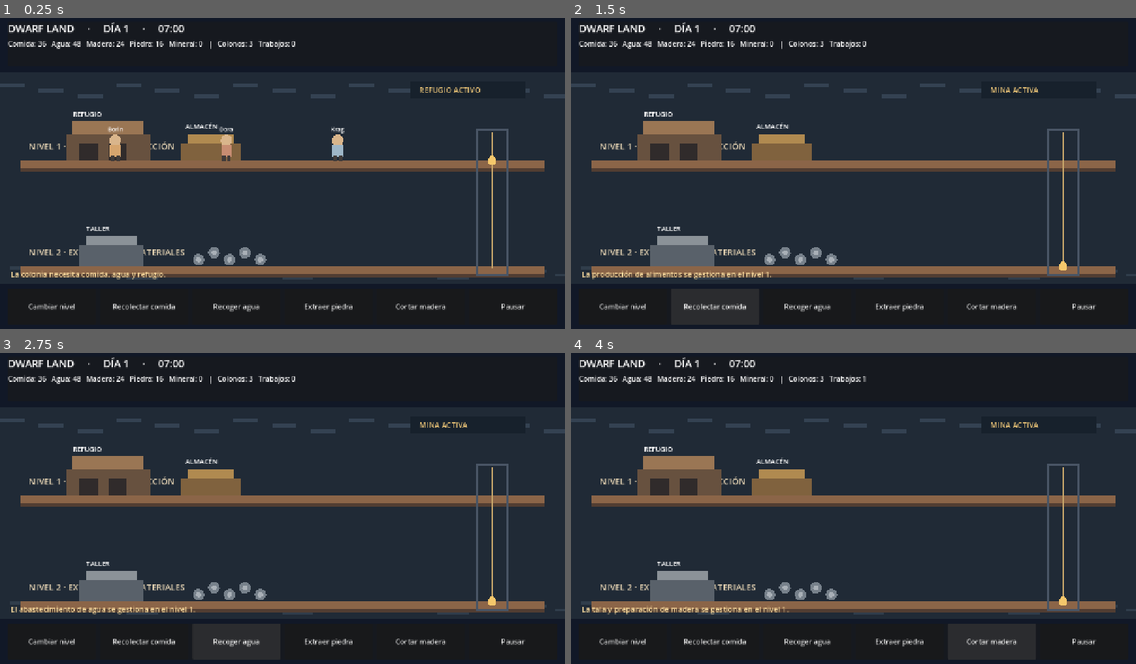
Above: before the commit, frames 1-4 (two rows, left to right).
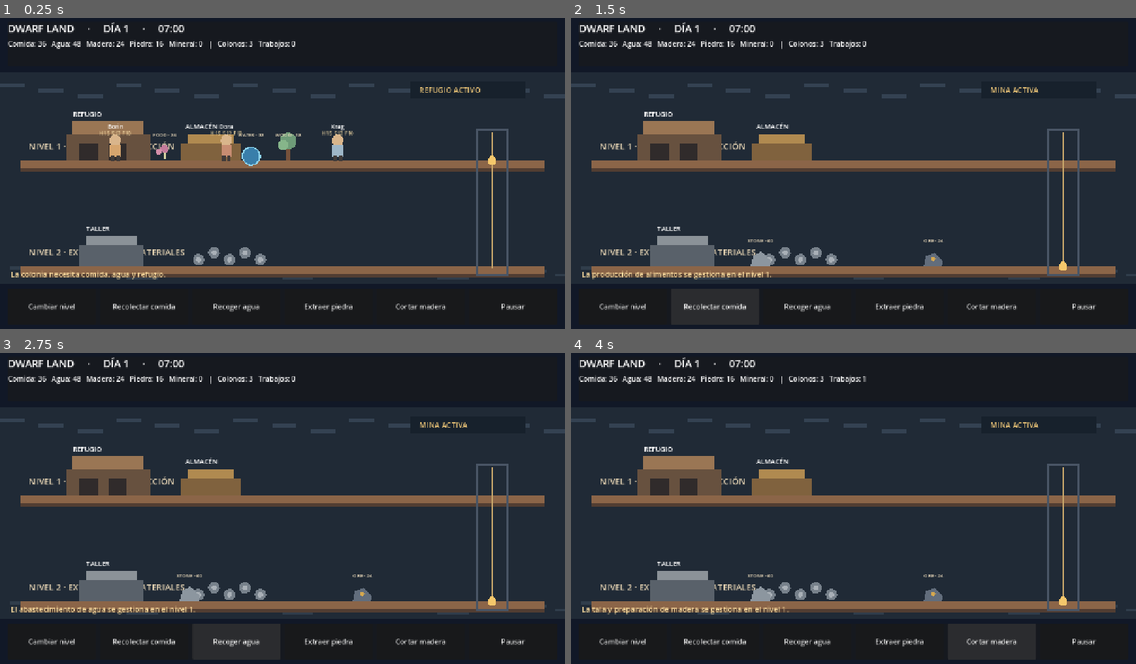
Above: after the commit, the same moments.

Repository: black-cuba/Dwarf-Land
Game: Godot game, scene res://scenes/main.tscn
Two runs of this game, one before a commit and one after it. Both use one fixed random seed, a clock stepped at 60 frames per second and the inputs below.
Inputs:
- Up to frame 1 (0.25 s): no input
- Up to frame 2 (1.5 s): click "Cambiar nivel" at 0.5 s; click "Recolectar comida" at 1.25 s
- Up to frame 3 (2.75 s): click "Recoger agua" at 2 s
- Up to frame 4 (4 s): click "Extraer piedra" at 2.75 s; click "Cortar madera" at 3.5 s

The runs differ from the first frame. In frame 1, 0.7% of the frame differs, in the area x 17-63%, y 34-48%; in frame 2, 0.3%; in frame 3, 0.3%; in frame 4, 0.3%.

Commit message:
Render finite resource nodes and colonist survival indicators

Diff:
--- a/scripts/game.gd
+++ b/scripts/game.gd
@@ -37,6 +37,7 @@
 func _draw() -> void:
 	_draw_cavern()
 	_draw_structures()
+	_draw_resource_nodes()
 	_draw_colonists()
 	_draw_level_marker()
 
@@ -85,6 +86,58 @@
 		var rock_position := Vector2(450 + i * 35, 555 - (i % 2) * 16)
 		draw_circle(rock_position, 13, Color("#77818b"))
 		draw_circle(rock_position, 6, Color("#a9b0b7"))
+
+
+
+func _draw_resource_nodes() -> void:
+	for resource in simulation.resource_nodes:
+		var node: ColonyResourceNode = simulation.resource_nodes[resource]
+		if node.level != simulation.active_level:
+			continue
+
+		var px := 65.0 + float(node.cell.x) * 28.0
+		var floor_y := 330.0 if node.level == 0 else 570.0
+		var amount := node.available_units
+
+		match resource:
+			&"food":
+				draw_rect(Rect2(px - 3, floor_y - 24, 6, 22), Color("#d5d0a0"))
+				draw_circle(Vector2(px, floor_y - 27), 9, Color("#c47b9b"))
+				draw_circle(Vector2(px - 13, floor_y - 20), 7, Color("#d48eaa"))
+			&"water":
+				draw_circle(Vector2(px, floor_y - 10), 20, Color("#397eaa"))
+				draw_arc(Vector2(px, floor_y - 10), 20, 0.0, TAU, 32, Color("#8ed4ed"), 3.0)
+			&"wood":
+				draw_rect(Rect2(px - 5, floor_y - 42, 10, 42), Color("#76513b"))
+				draw_circle(Vector2(px, floor_y - 45), 19, Color("#6e9b78"))
+				draw_circle(Vector2(px - 12, floor_y - 35), 12, Color("#86b58a"))
+			&"stone":
+				draw_colored_polygon(PackedVector2Array([
+					Vector2(px - 22, floor_y),
+					Vector2(px - 16, floor_y - 24),
+					Vector2(px + 2, floor_y - 34),
+					Vector2(px + 23, floor_y - 12),
+					Vector2(px + 20, floor_y)
+				]), Color("#8c969f"))
+			&"ore":
+				draw_colored_polygon(PackedVector2Array([
+					Vector2(px - 22, floor_y),
+					Vector2(px - 17, floor_y - 22),
+					Vector2(px + 2, floor_y - 31),
+					Vector2(px + 22, floor_y - 10),
+					Vector2(px + 19, floor_y)
+				]), Color("#626d7c"))
+				draw_circle(Vector2(px, floor_y - 17), 5, Color("#d5a84f"))
+
+		draw_string(
+			ThemeDB.fallback_font,
+			Vector2(px - 42, floor_y - 54),
+			"%s · %d" % [String(resource).to_upper(), amount],
+			HORIZONTAL_ALIGNMENT_CENTER,
+			84,
+			11,
+			Color("#f0dfbf")
+		)
 
 
 func _draw_colonists() -> void:
@@ -104,7 +157,9 @@
 		draw_rect(Rect2(px - 12, py - 12, 24, 27), body_colors[i % body_colors.size()])
 		draw_rect(Rect2(px - 10, py + 13, 8, 12), Color("#403b3a"))
 		draw_rect(Rect2(px + 2, py + 13, 8, 12), Color("#403b3a"))
-		draw_string(ThemeDB.fallback_font, Vector2(px - 42, py - 42), colonist.display_name, HORIZONTAL_ALIGNMENT_CENTER, 84, 13, Color.WHITE)
+		draw_string(ThemeDB.fallback_font, Vector2(px - 42, py - 48), colonist.display_name, HORIZONTAL_ALIGNMENT_CENTER, 84, 13, Color.WHITE)
+		var needs_text := "H %02d  S %02d  F %02d" % [roundi(colonist.hunger), roundi(colonist.thirst), roundi(colonist.fatigue)]
+		draw_string(ThemeDB.fallback_font, Vector2(px - 48, py - 34), needs_text, HORIZONTAL_ALIGNMENT_CENTER, 96, 10, Color("#f2d9a4"))
 
 
 func _draw_level_marker() -> void:
